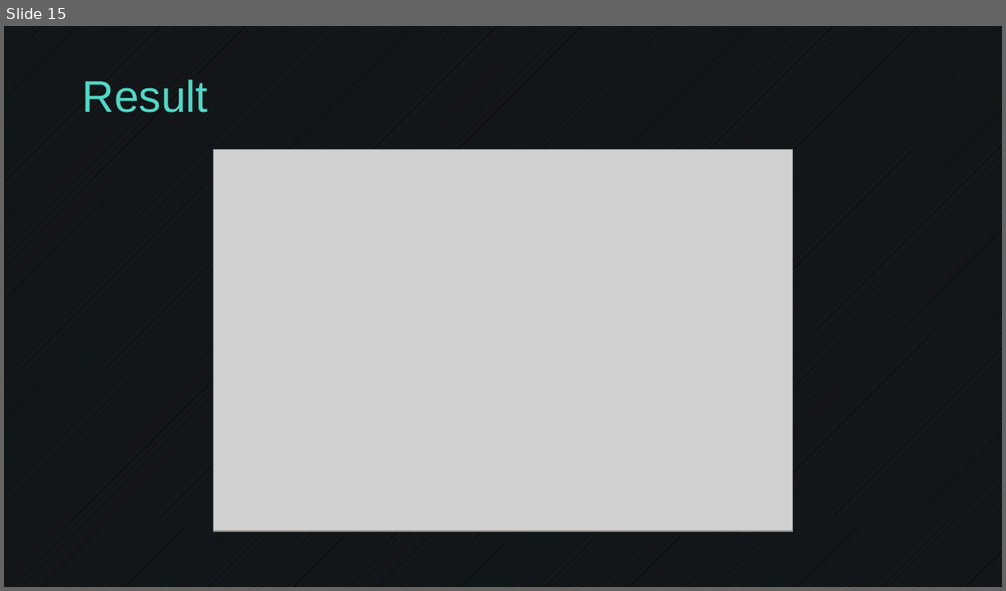
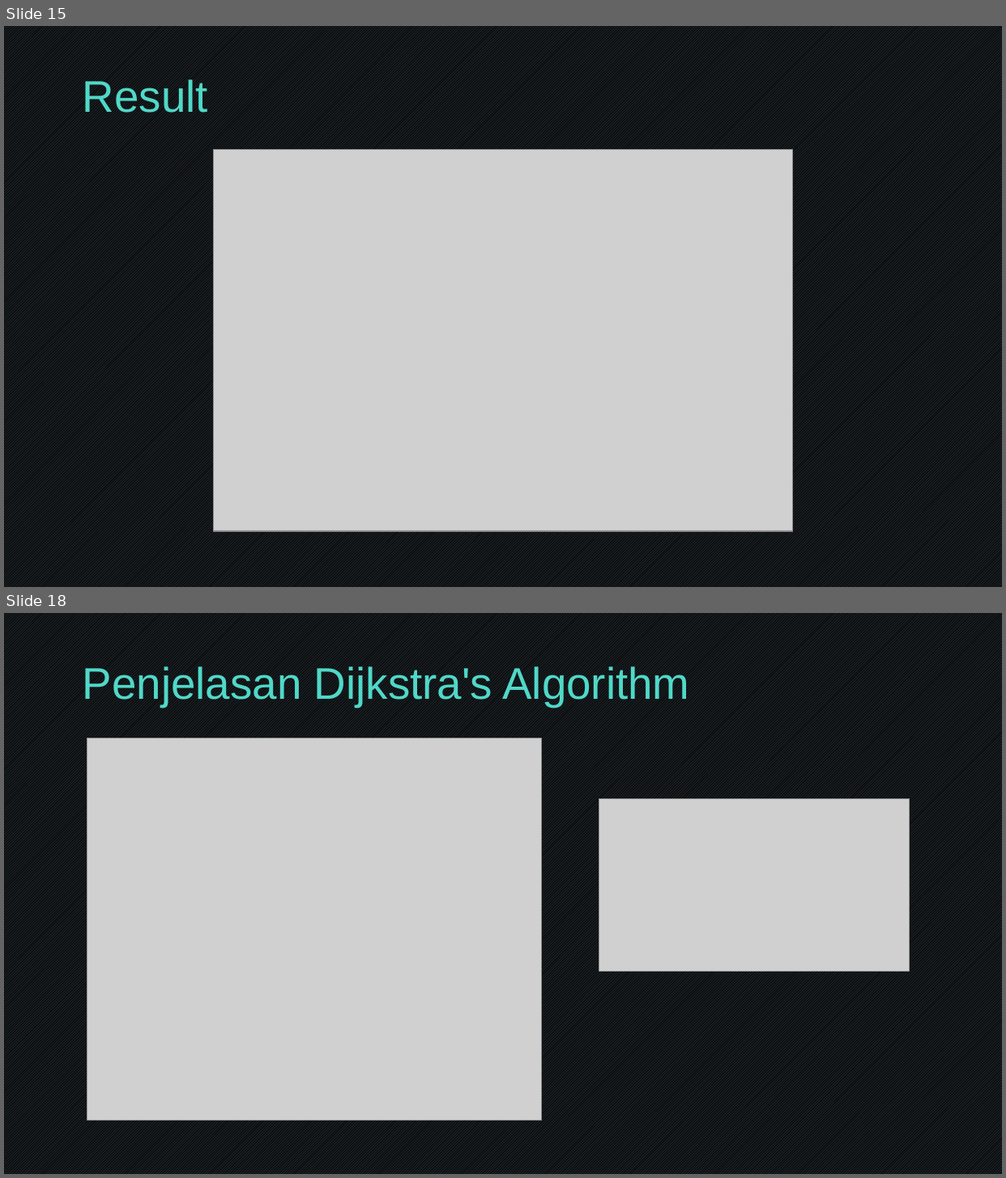
Before and after one commit to dellahera/Transportation-Management, a slide deck: Presentasi Final Project.pptx. Shown one above the other, each under a label of ours: slide 15 before the commit, slides 15 and 18 after it; the slides between them are not shown. The pictures are 1006x591 and 1006x1178 pixels, drawn with LibreOffice and Linux fonts; fonts in the diff are those of the drawing; grey boxes stand for pictures; background and template pictures are left out. Boxes give left, top, right and bottom in pixels: in the first picture for what was removed or moved away, otherwise in the second. Text is boxed around its words. In the diff, an @@ line names an element or a change of style, - is before the commit and + after.

Commit message:
add dijkstra to ppt

```diff
--- a/Presentasi Final Project.pptx
+++ b/Presentasi Final Project.pptx
@@ slide 18 added at [4, 613, 1002, 1174], background #FFFFFF; not listed: 1 template element that a slide beside it also shows @@
@@ title added at [83, 666, 689, 707], 32 pt, text #50D8C8 @@
+Penjelasan Dijkstra's Algorithm
@@ picture added at [87, 739, 541, 1121] @@
@@ picture added at [599, 798, 908, 971] @@
```
Also in this commit, not shown: 1 slide changed, 6 other slides added.
